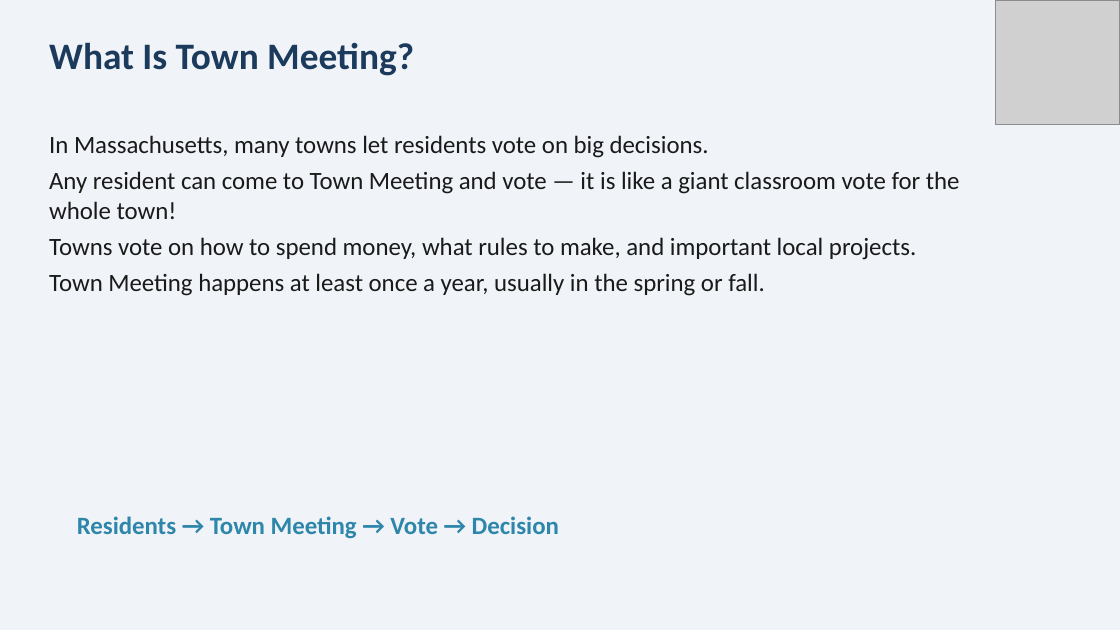
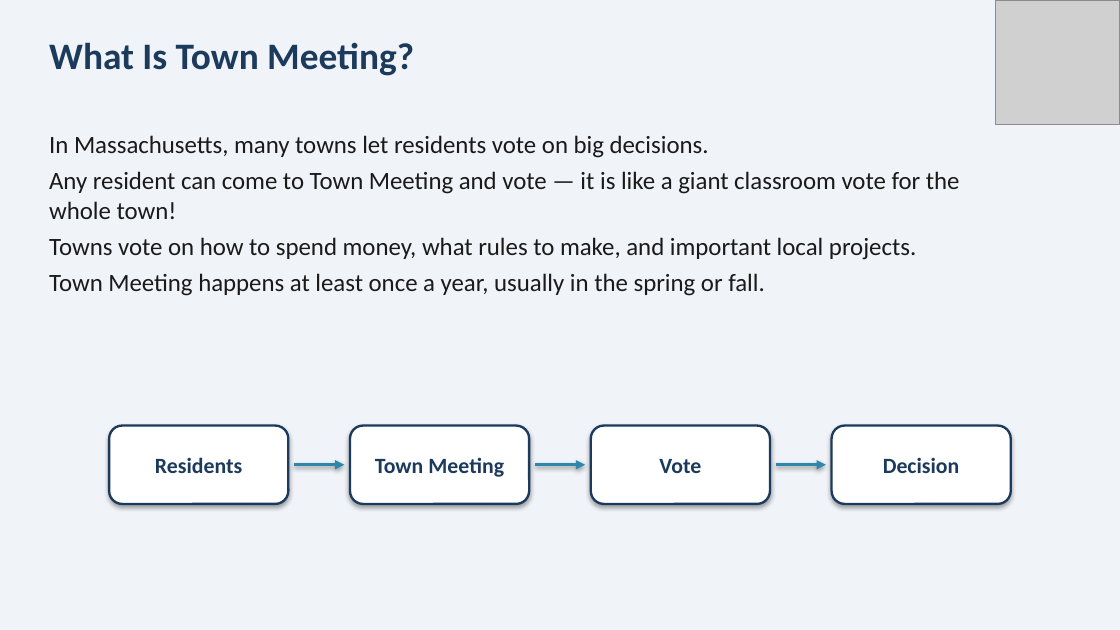
Before and after one commit to connectjeff/natick-curriculum, a slide deck: slide 2 of Town_Meeting_Video_Slides.pptx. Drawn at 1120x630 pixels with LibreOffice and Linux fonts; fonts in the diff are those of the drawing; grey boxes stand for pictures. Boxes give left, top, right and bottom in pixels: in the first picture for what was removed or moved away, otherwise in the second. Text is boxed around its words. In the diff, an @@ line names an element or a change of style, - is before the commit and + after.

Commit message:
Replace text arrow with shape-based flow diagram on slide 2

```diff
--- a/Town_Meeting_Video_Slides.pptx
+++ b/Town_Meeting_Video_Slides.pptx
@@ rounded rectangle "Residents": place and size @@
-rounded rectangle "Residents" at bbox=[77, 516, 559, 538]
+rounded rectangle "Residents" at bbox=[109, 426, 288, 504]
@@ rounded rectangle "Residents" at bbox=[109, 426, 288, 504]: vertical alignment top to middle; fill none to #FFFFFF; outline none to #1B3A5C 1.5 pt; shadow on @@
@@ rounded rectangle added at bbox=[349, 426, 529, 504], fill #FFFFFF, outline #1B3A5C 1.5 pt, 14 pt, text #1B3A5C, bold @@
+Town Meeting
@@ rounded rectangle added at bbox=[591, 426, 771, 504], fill #FFFFFF, outline #1B3A5C 1.5 pt, 14 pt, text #1B3A5C, bold @@
+Vote
@@ rounded rectangle added at bbox=[831, 426, 1010, 504], fill #FFFFFF, outline #1B3A5C 1.5 pt, 14 pt, text #1B3A5C, bold @@
+Decision
@@ text in rounded rectangle at bbox=[155, 457, 242, 473]: text changed; size 16 to 14 pt; text colour #2E86AB to #1B3A5C @@
-Residents → Town Meeting → Vote → Decision
+Residents
@@ arrow added from (293, 465) to (344, 465), #2E86AB 2 pt @@
@@ arrow added from (534, 465) to (585, 465), #2E86AB 2 pt @@
@@ arrow added from (775, 465) to (827, 465), #2E86AB 2 pt @@
```
Also in this commit, not shown: 1 other file.
